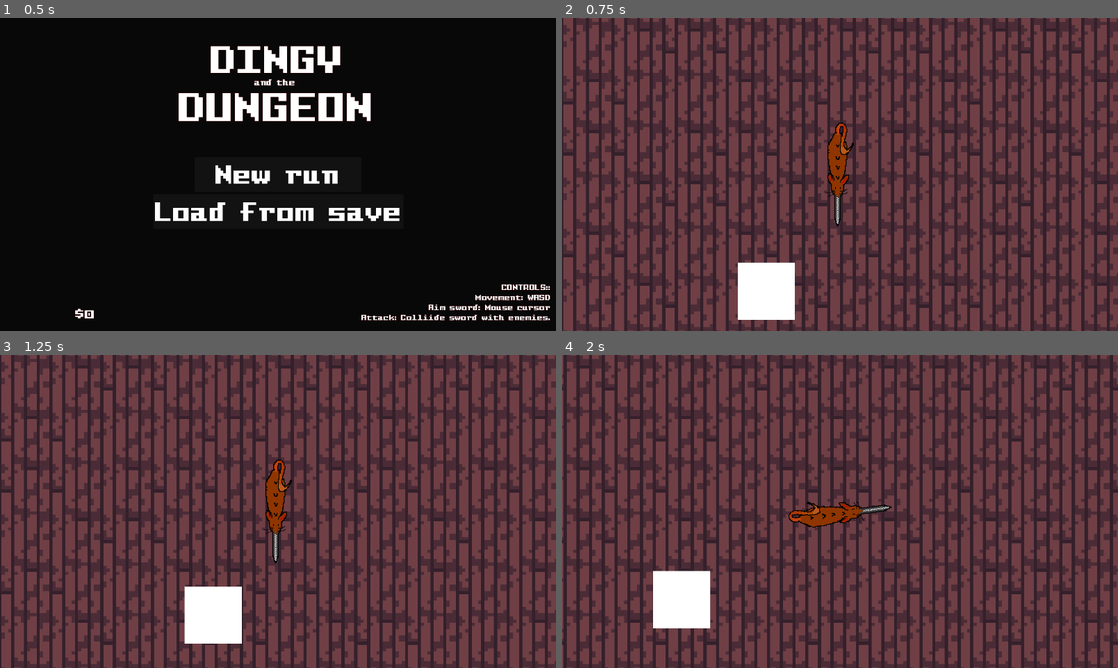
Above: before the commit, frames 1-4 (two rows, left to right).
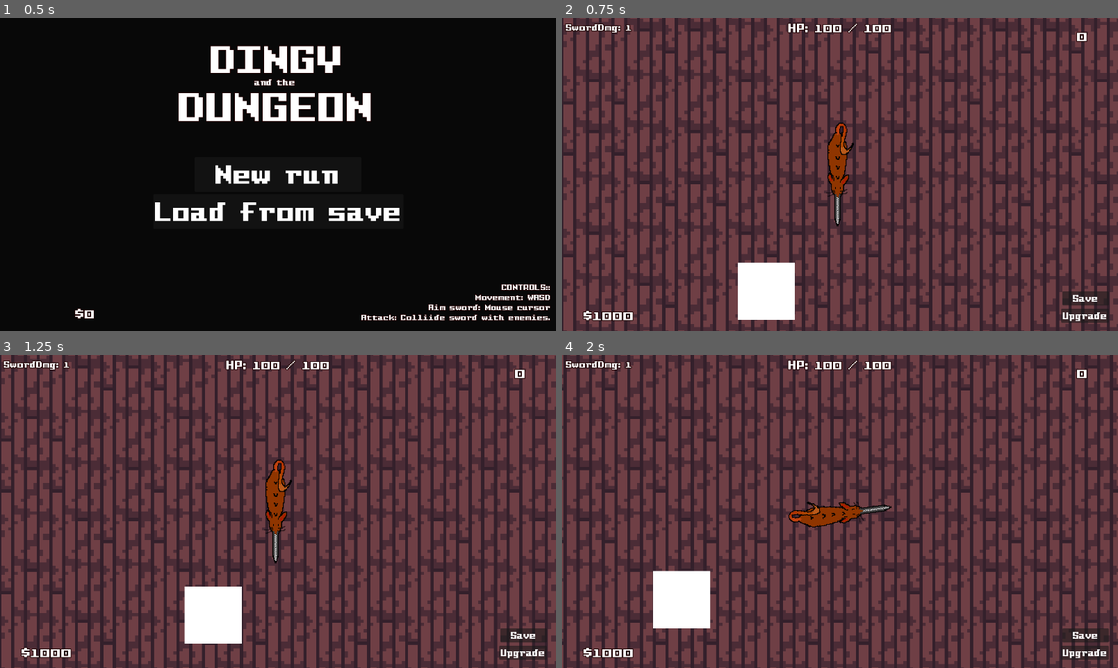
Above: after the commit, the same moments.

Repository: snoutibur-academic/Dingy-Dungeon-Game
Game: Godot game, scene res://Scenes/Main/Main.tscn
Two runs of this game, one before a commit and one after it. Both use one fixed random seed, a clock stepped at 60 frames per second and the inputs below.
Inputs (mouse positions are in pixels of both pictures, inside the frame that each line leads up to):
- Up to frame 1 (0.5 s): no input
- Up to frame 2 (0.75 s): click "Load from save" at 0.5 s
- Up to frame 3 (1.25 s): no input
- Up to frame 4 (2 s): move the mouse to (962, 495) at 1.27 s; hold D (right) from 1.28 s (still down)

Frame 1 is identical in both runs. In frame 2, 1.5% of the frame differs, in the area x 0-98%, y 1-98%; in frame 3, 1.5%; in frame 4, 1.5%.

Commit message:
Added HUD to 1Level

Diff:
--- a/Scenes/Levels/1Level.tscn
+++ b/Scenes/Levels/1Level.tscn
@@ -1,9 +1,10 @@
-[gd_scene load_steps=10 format=3 uid="uid://cxorl8ikb27n7"]
+[gd_scene load_steps=11 format=3 uid="uid://cxorl8ikb27n7"]
 
 [ext_resource type="PackedScene" uid="uid://r4cyijexe6ga" path="res://Player/Player.tscn" id="1_ucswq"]
 [ext_resource type="Script" path="res://Scenes/Levels/1Level.gd" id="1_wfkhm"]
 [ext_resource type="Texture2D" uid="uid://cuuw8p6lmv3iu" path="res://Textures/Assets.png" id="3_ioxxc"]
 [ext_resource type="Texture2D" uid="uid://os1r4uxcvm7j" path="res://Textures/Full Sheet.png" id="4_momyy"]
+[ext_resource type="PackedScene" uid="uid://hj0lanaxubde" path="res://Player/HUD.tscn" id="6_e5olg"]
 [ext_resource type="PackedScene" uid="uid://cftxhxs5d7qr4" path="res://Mobs/Dingy.tscn" id="6_j0o5p"]
 
 [sub_resource type="TileSetAtlasSource" id="TileSetAtlasSource_tpa08"]
@@ -511,4 +512,6 @@
 [node name="Dingy" parent="." instance=ExtResource("6_j0o5p")]
 position = Vector2(-24, 37)
 
+[node name="HUD" parent="." instance=ExtResource("6_e5olg")]
+
 [connection signal="timeout" from="spawn_timer" to="." method="_on_spawn_timer_timeout"]
